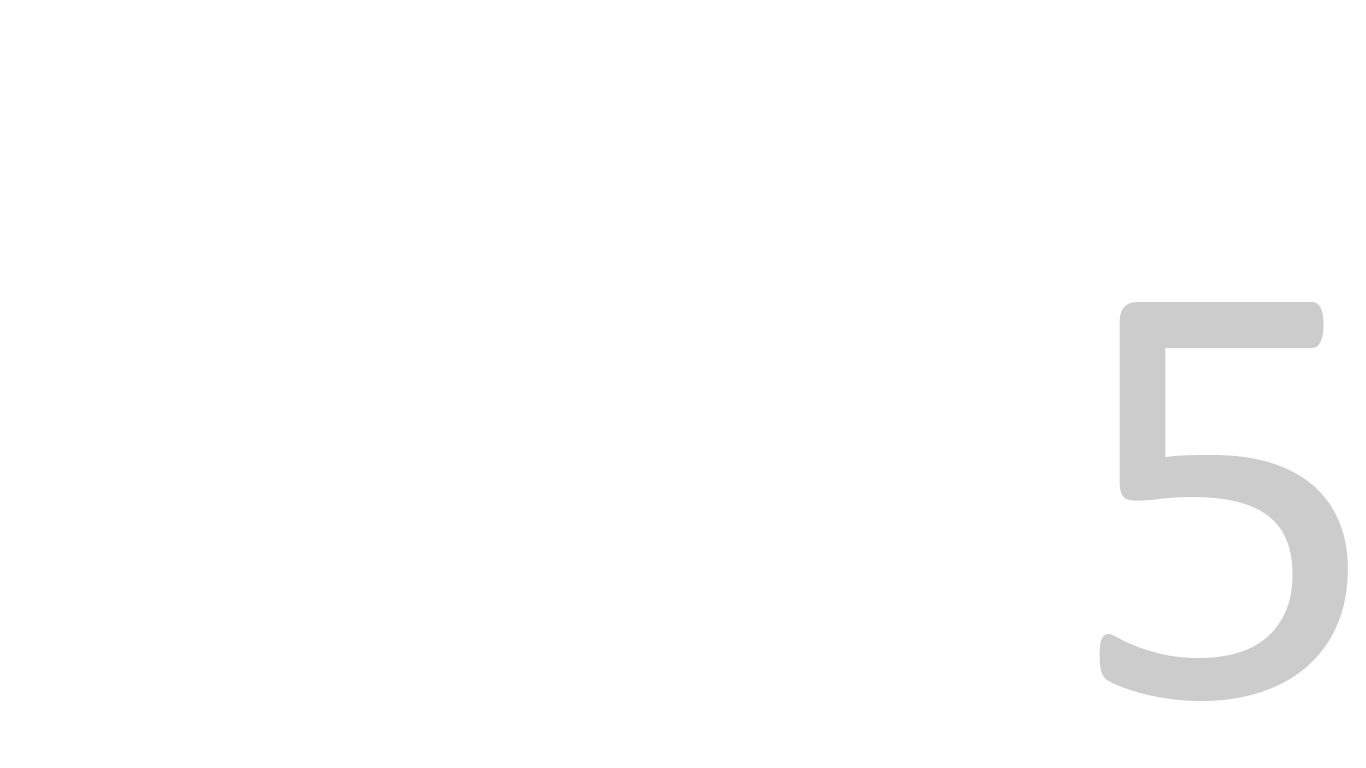
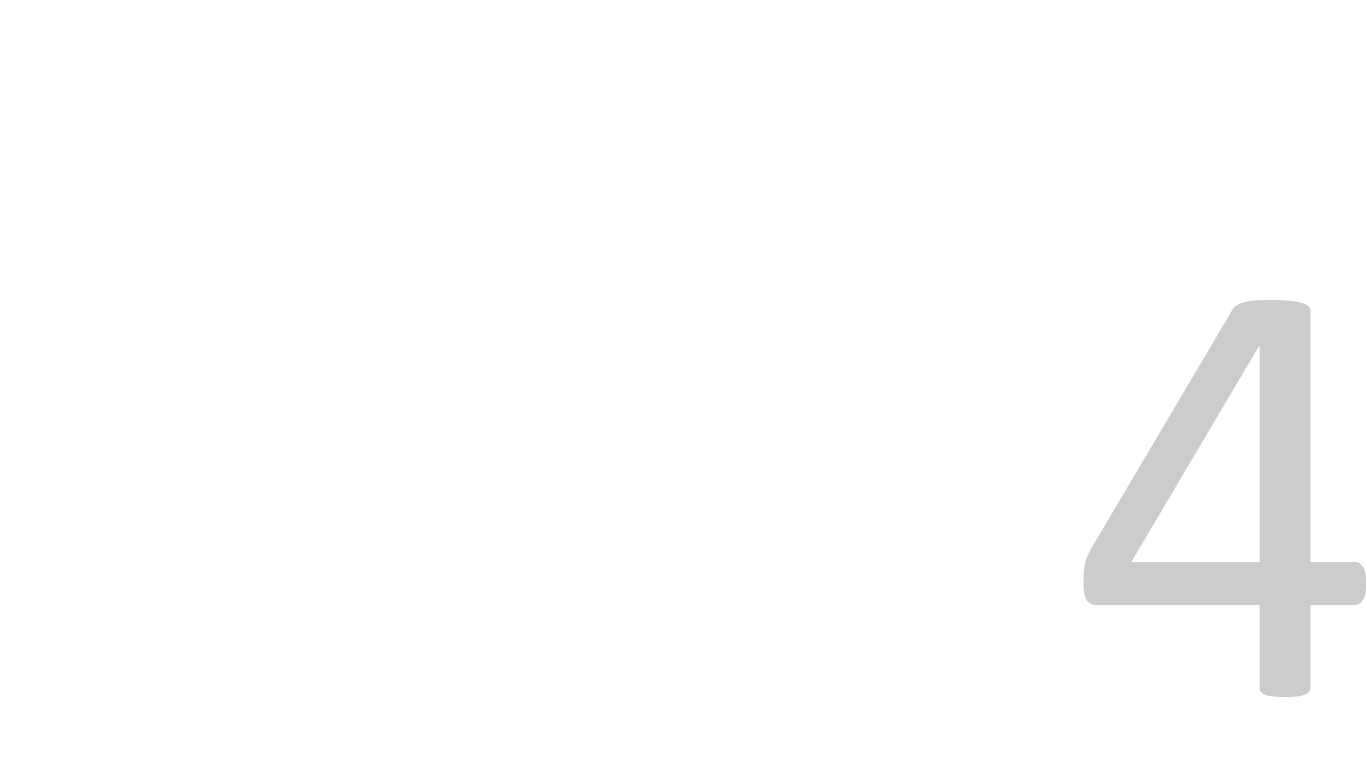
Revision of a layered 1366×768 image; what changed, layer by layer:
renamed "5" to "4", painted on it over [1083, 300, 1366, 701]
